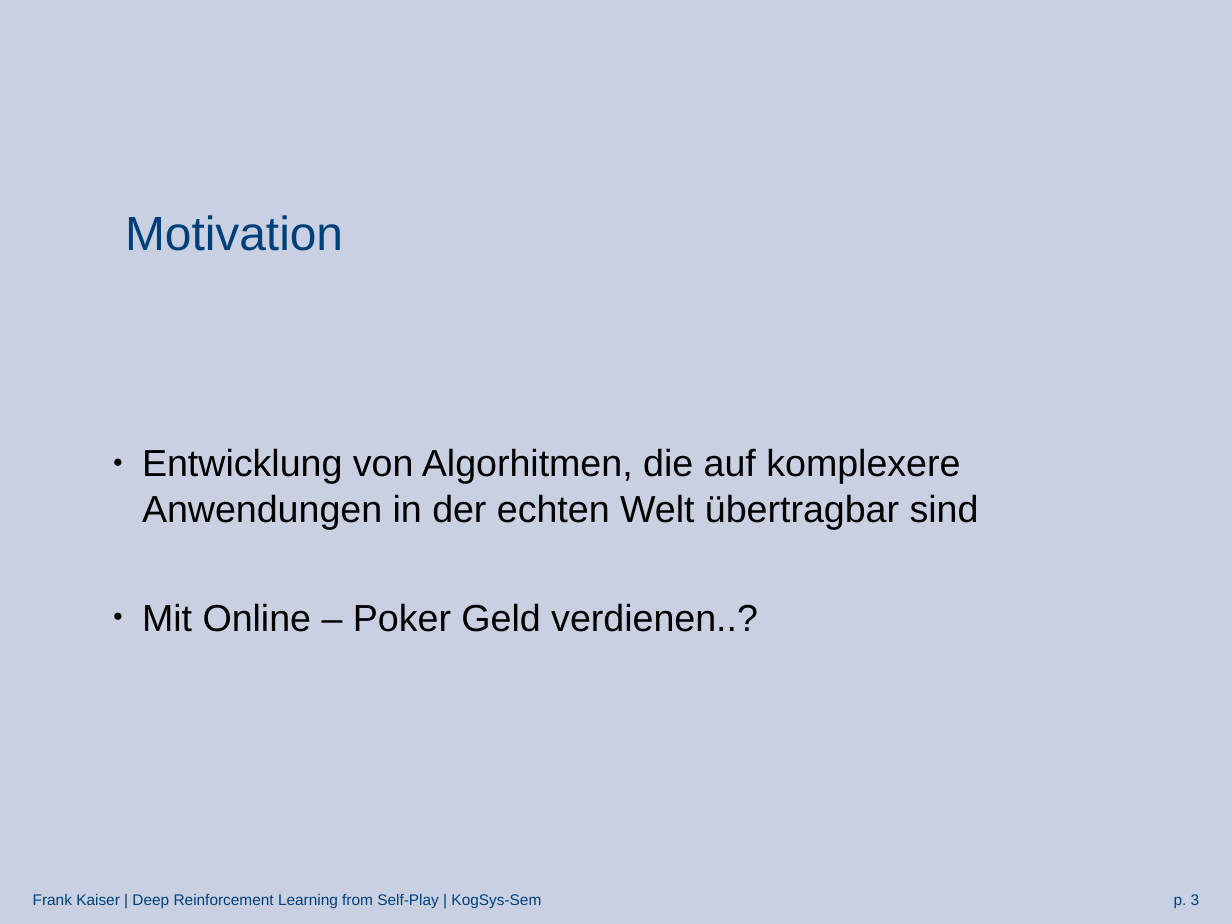
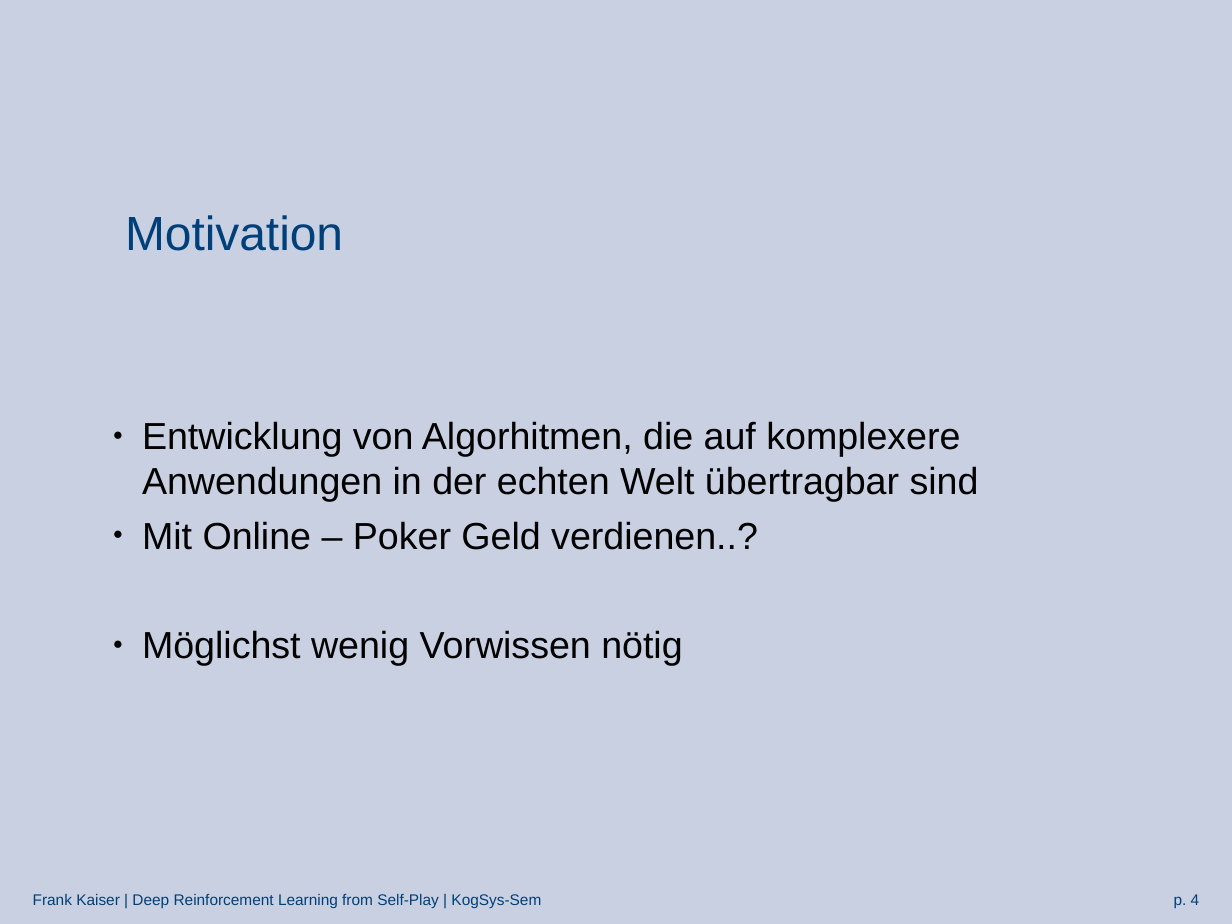
Before and after one commit to Arosares/studies, a slide deck: slide 4 of KogSys-Sem/Präsentation_nfsp.odp (slide 3 before the commit). Drawn at 1232x924 pixels with LibreOffice and Linux fonts; fonts in the diff are those of the drawing; background and template pictures are left out. Boxes give left, top, right and bottom in pixels: in the first picture for what was removed or moved away, otherwise in the second. Text is boxed around its words. In the diff, an @@ line names an element or a change of style, - is before the commit and + after.

```diff
--- a/KogSys-Sem/Präsentation_nfsp.odp
+++ b/KogSys-Sem/Präsentation_nfsp.odp
@@ subtitle at box(142, 630, 682, 665): paragraph added @@
+● Möglichst wenig Vorwissen nötig
@@ page number at box(1174, 894, 1200, 908): text changed @@
-p. 3
+p. 4
```
Also in this commit, not shown: 1 other slide changed, 4 slides added, 2 slides removed, 9 other files.
